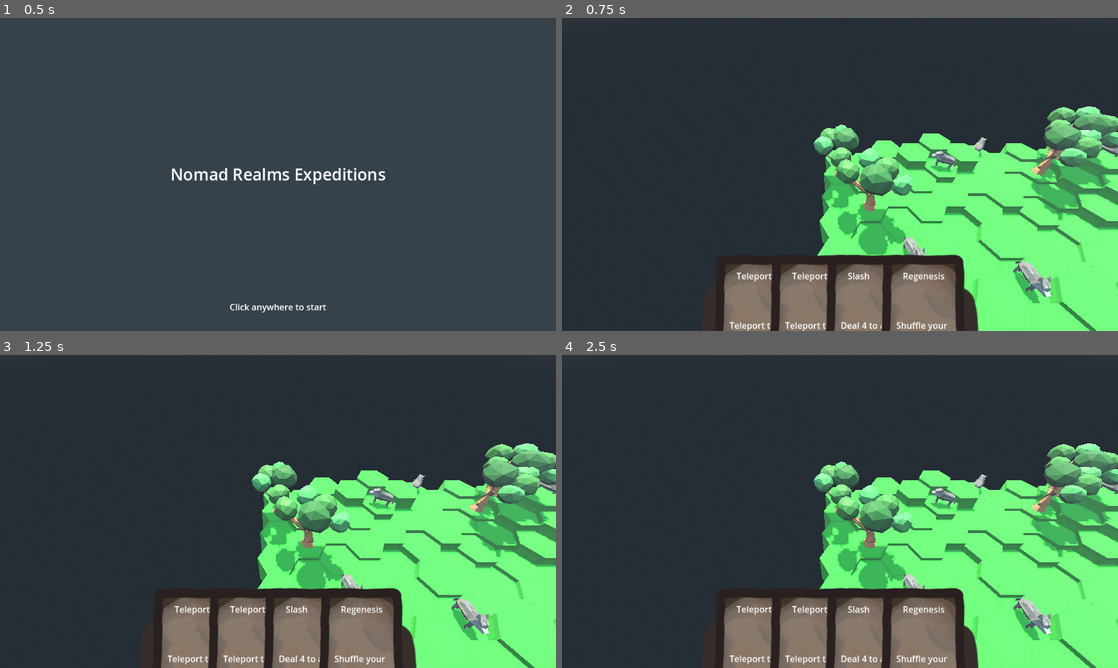
Above: before the commit, frames 1-4 (two rows, left to right).
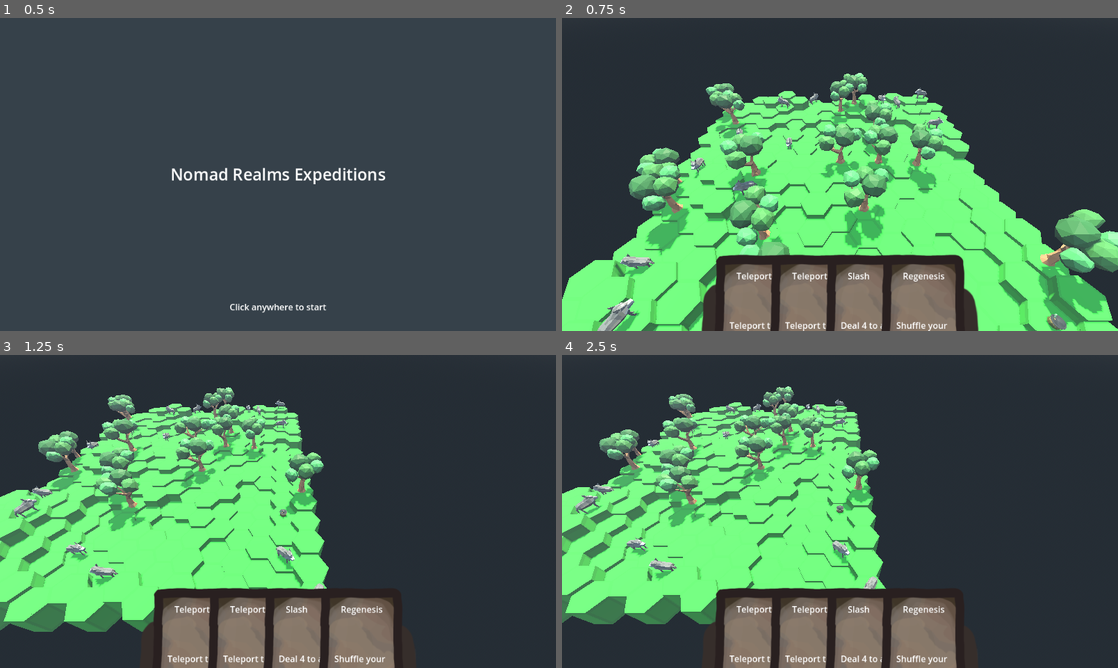
Above: after the commit, the same moments.

Repository: Boyquotes/nomad-realms-expeditions
Game: Godot game, scene res://Scenes/UI/main_menu.tscn
Same seed, same stepped clock (60 frames per second), same inputs: the game is played once before the commit and once after it.
Inputs (mouse positions are in pixels of both pictures, inside the frame that each line leads up to):
- Up to frame 1 (0.5 s): no input
- Up to frame 2 (0.75 s): tap Enter at 0.5 s; move the mouse to (962, 158) at 0.52 s; click (962, 158) at 0.6 s
- Up to frame 3 (1.25 s): no input
- Up to frame 4 (2.5 s): drag from (840, 473) to (756, 652) at 1.27 s; move the mouse to (895, 442) at 2.02 s; click (895, 442) at 2.1 s

Frame 1 is identical in both runs. In frame 2, 42% of the frame differs, in the area x 0-100%, y 17-100%; in frame 3, 55%, in the area x 0-100%, y 10-100%; in frame 4, 54%.

Commit message:
Spawn nomad at correct position

Diff:
--- a/Game.gd
+++ b/Game.gd
@@ -18,9 +18,15 @@
 	NomadsGameLogic.init(context_queues)
 	$NomadsGameVisuals.init(context_queues)
 	world_map.init(NomadsGameLogic.next_state)
-	ui_card_dashboard = $"../UICardDashboard"
-	camera = $"../CameraPivot/Camera3D"
-	nomad = $"../Actors/Nomad"
+	ui_card_dashboard = $UICardDashboard
+	camera = $CameraPivot/Camera3D
+	nomad = $Actors/Nomad
+	# Set nomad position
+	var z = randi() % world_map.tiles.size()
+	var x = randi() % world_map.tiles[0].size()
+	nomad.world_pos = WorldPos.new(0, 0, x, z)
+	nomad.position.y += world_map.tiles[z][x].height * Tile.TILE_HEIGHT_SCALE
+	nomad.generate_id()
 
 func _unhandled_input(event: InputEvent) -> void:
 	if card_looking_for_target == null:
@@ -28,6 +34,7 @@
 	var card_effect = card_looking_for_target.card.effect
 
 	if card_effect.target_type != 0 && event is InputEventMouseMotion:
+		print("Hi")
 		var mouse_pos: Vector2 = event.position
 
 		# Find hovered target by casting a ray
